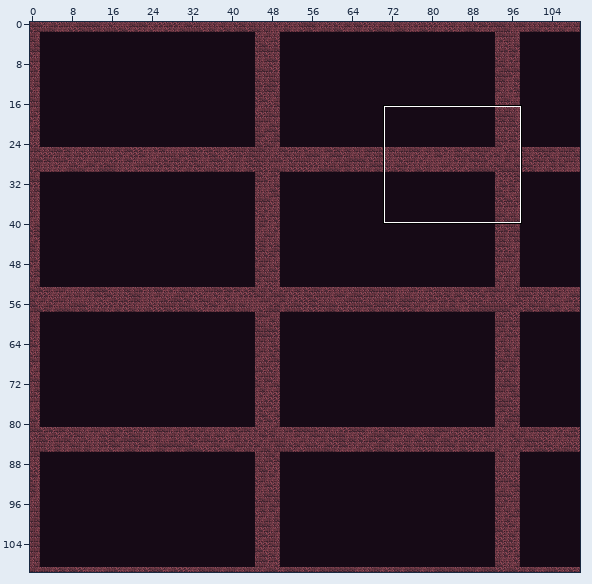
Tiled map, stored at android/assets/maps/CavernMap1.tmx. Above, an overview of the earlier version with the close-up marked.
Close-up. The starting point:
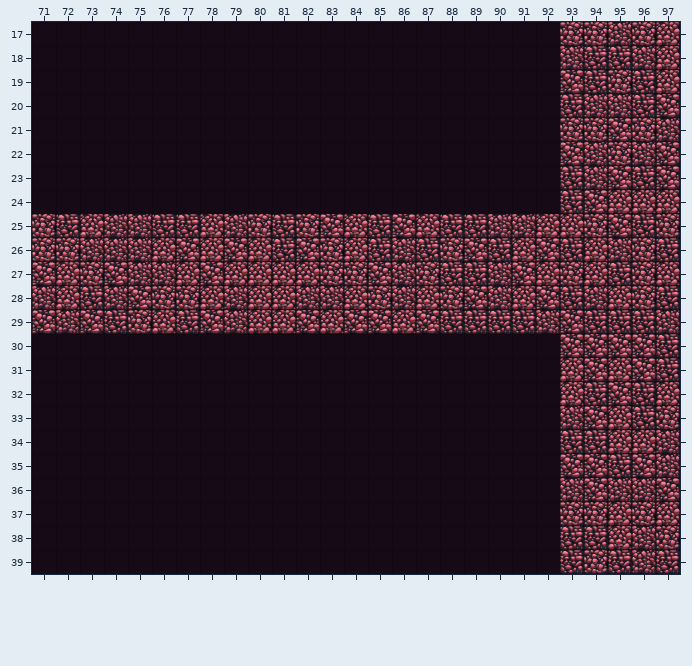
Cells are 64x64 px. Shown: x 71..97, y 17..39. The commit also changed other parts of the map, which this record leaves out.
Now the later version:
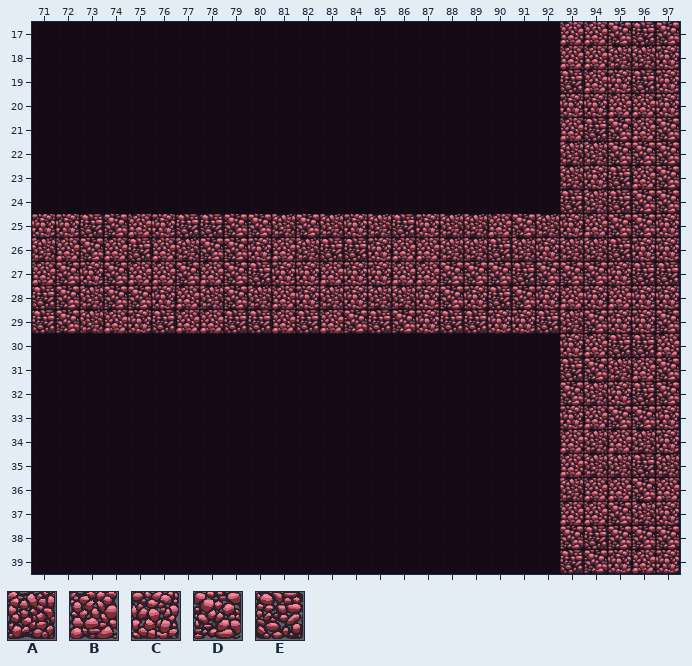
Key: from "tileMapGutter": A 5, B 6, C 7, D 8, E 9.
_ is an empty cell.
Change:
Layer "terrain":
y 17: x 93..97 CCACB -> BBDED
y 18: x 93..95 AEE -> BBA; x 97 B -> C
y 19: x 93..94 DE -> EB; x 97 B -> C
y 20: x 93..97 EAAED -> CCBBC
y 21: x 93..94 CC -> BE; x 96..97 CA -> BD
y 22: x 93 D -> A; x 95..96 CA -> DD
y 23: x 93..96 EADE -> ACEB
y 24: x 94..97 DBBB -> AEDD
y 25: x 72..76 EBAAE -> CEDBC; x 78..94 BACECDBEDBEEAABBC -> EDDADACAECAABDACB; x 96 E -> D
y 26: x 71..75 CCAAA -> ABDBE; x 77..78 DB -> AD; x 80..89 BEDCBEAECD -> CBAEECBBAA; x 91..95 BDEBA -> ACAAE; x 97 E -> C
y 27: x 71..72 DB -> BD; x 75..83 AABDBBBBC -> BBDBDECCB; x 85..97 DACEEADBCBECB -> CBBDDDEDDDCEE
y 28: x 71..74 ABEA -> EDAD; x 77..80 CBAB -> BADA; x 82 A -> C; x 84..85 BC -> CA; x 87..94 BCDABDEA -> CDCEDCBC; x 97 E -> C
y 29: x 71..74 DADE -> EDAB; x 76..80 BEDAB -> EBBEE; x 82 D -> E; x 85..87 DBD -> EDC; x 90..97 EEADEEEA -> CCEADCCD
y 30: x 93..97 DDDDE -> CBEEB
y 31: x 93 B -> E; x 95..97 BDE -> ABD
y 32: x 93..95 BED -> DAC; x 97 B -> D
y 33: x 93..96 ADBE -> CBDD
y 34: x 93..94 EE -> BA; x 96..97 BA -> AC
y 35: x 93..96 DDED -> BAAE
y 36: x 94..97 DAAD -> BBDB
y 37: x 93..97 CCBCB -> BBDAC
y 38: x 93 E -> D; x 95..97 BAC -> DDD
y 39: x 94..97 CEAE -> DCBC
Pixel boxes of the changes (left, top, right, bottom) in both close-ups:
changed: (32, 22, 680, 574)
